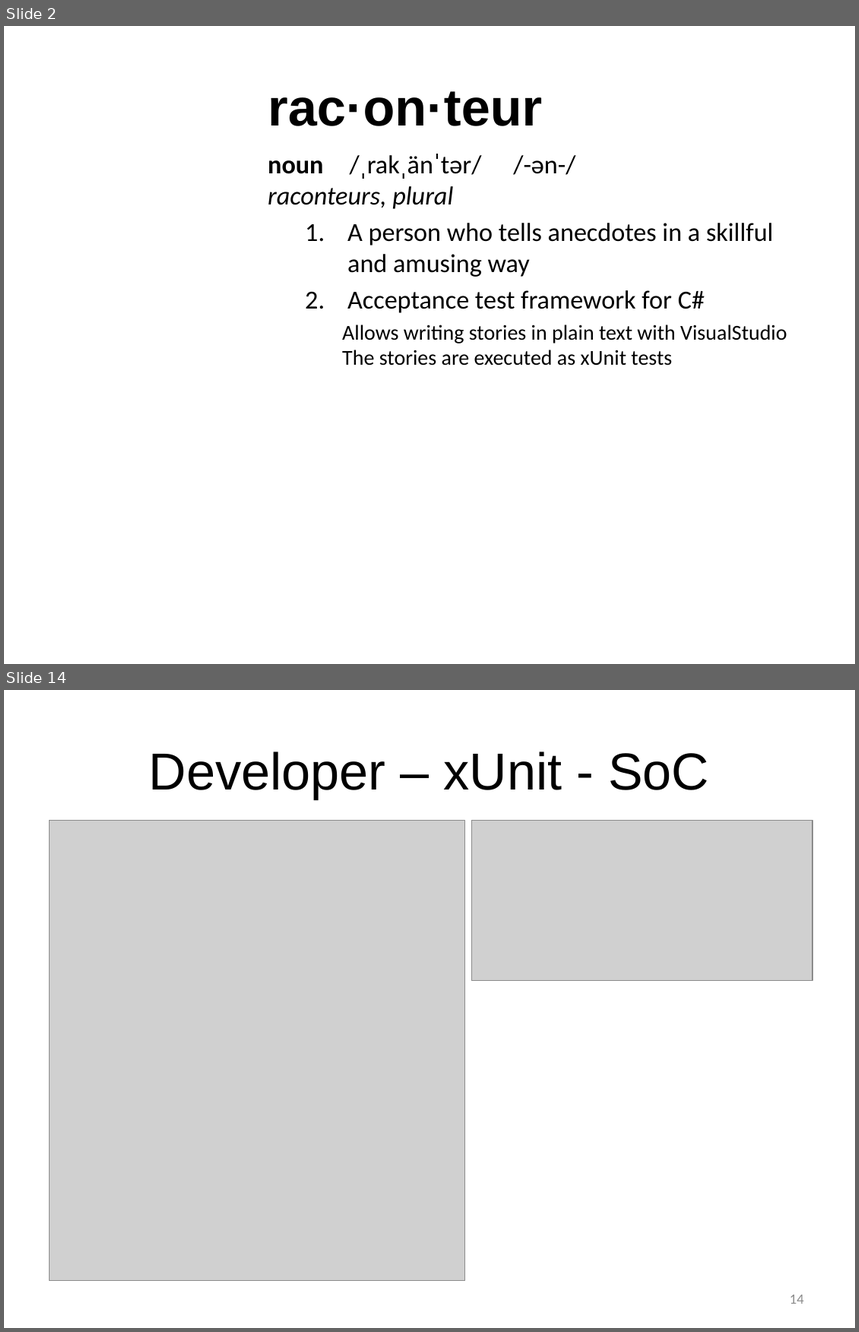
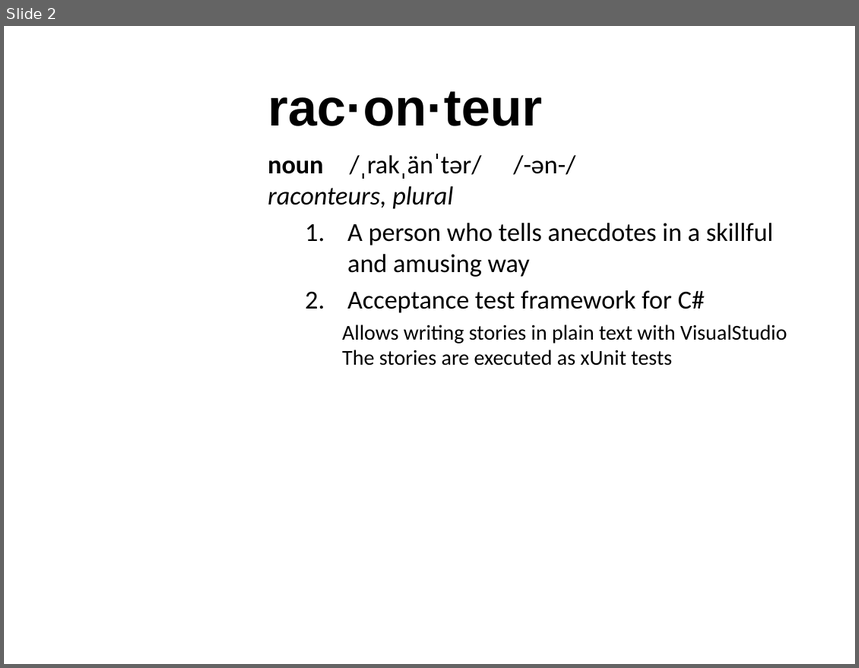
Before and after one commit to msuarz/portfolio, a slide deck: agile2011/presentation.pptx. Shown one above the other, each under a label of ours: slides 2 and 14 before the commit, slide 2 after it; the slides between them are not shown. The pictures are 859x1332 and 859x668 pixels, drawn with LibreOffice and Linux fonts; fonts in the diff are those of the drawing; grey boxes stand for pictures; background and template pictures are left out. Boxes give left, top, right and bottom in pixels: in the first picture for what was removed or moved away, otherwise in the second. Text is boxed around its words. In the diff, an @@ line names an element or a change of style, - is before the commit and + after.

```diff
--- a/agile2011/presentation.pptx
+++ b/agile2011/presentation.pptx
@@ slide 14 removed at box(4, 690, 855, 1328), background picture (left out) @@
@@ title removed at box(149, 752, 709, 799) @@
-Developer – xUnit - SoC
@@ picture removed at box(49, 820, 465, 1281) @@
@@ picture removed at box(471, 820, 813, 980) @@
@@ page number removed at box(790, 1295, 804, 1304) @@
-14
```
Also in this commit, not shown: 5 slides changed, 16 slides added, 14 other slides removed, 1 other file.
